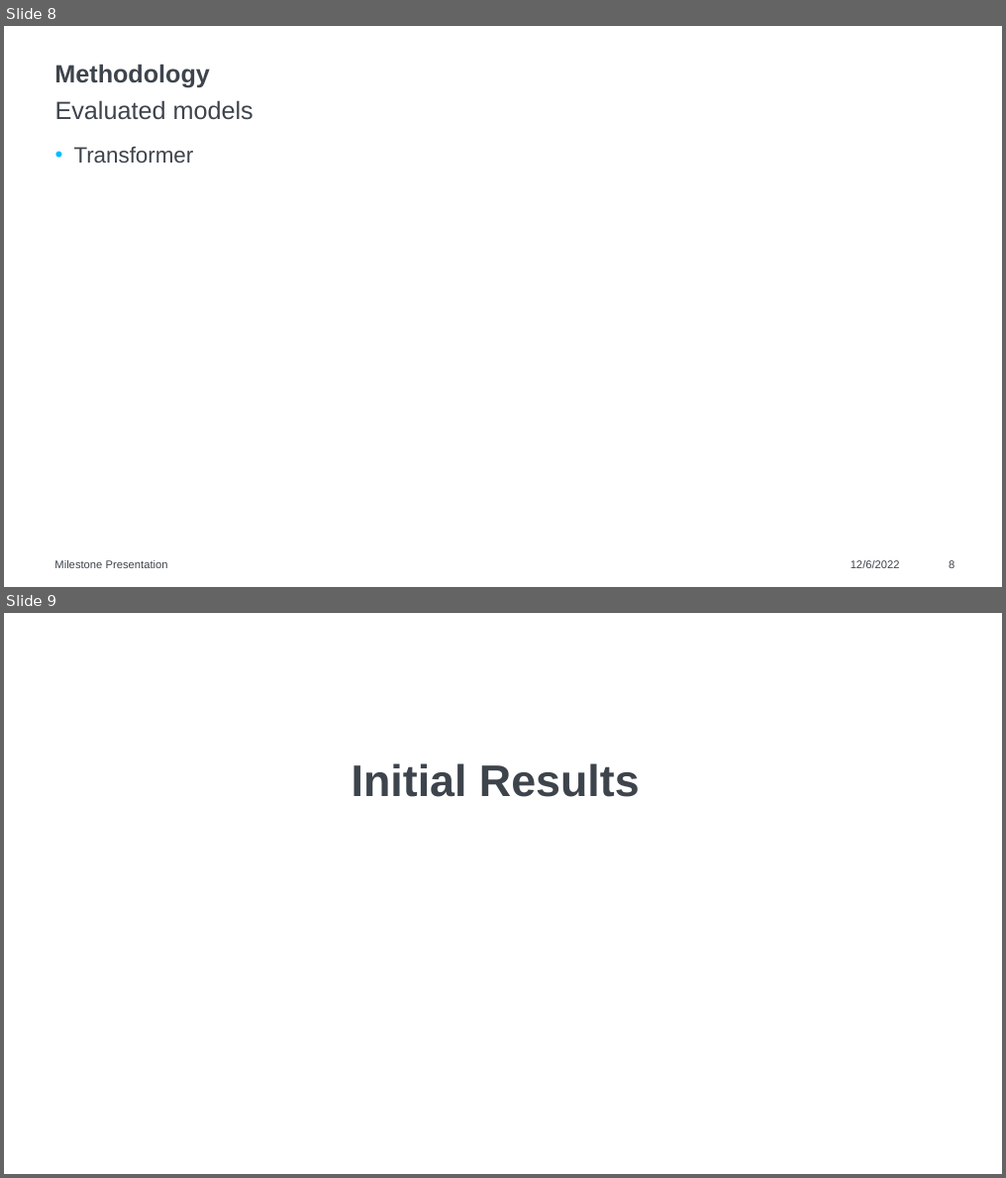
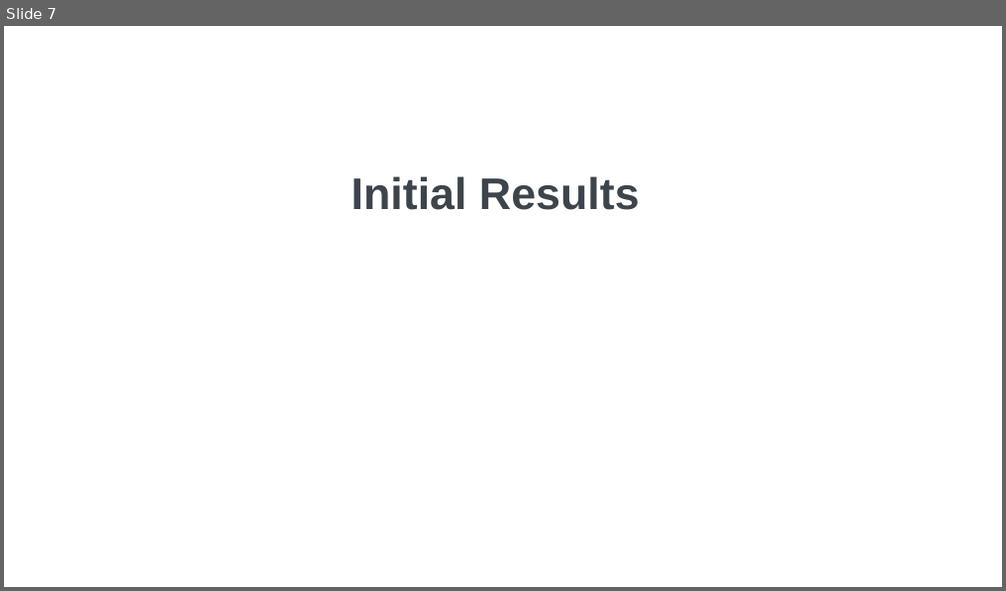
Before and after one commit to raviakash/Human_Activity_Postural_Transition_Recognition, a slide deck: Report/Milestone Presentation.pptx. Shown one above the other, each under a label of ours: slides 8 and 9 before the commit, slide 7 after it. The pictures are 1006x1178 and 1006x591 pixels, drawn with LibreOffice and Linux fonts; fonts in the diff are those of the drawing; background and template pictures are left out. Boxes give left, top, right and bottom in pixels: in the first picture for what was removed or moved away, otherwise in the second. Text is boxed around its words. In the diff, an @@ line names an element or a change of style, - is before the commit and + after.

```diff
--- a/Report/Milestone Presentation.pptx
+++ b/Report/Milestone Presentation.pptx
@@ slide 8 removed at <box>4,26,1002,587</box>, background #FFFFFF @@
@@ title removed at <box>54,64,210,88</box> @@
-Methodology
@@ text removed at <box>55,100,253,120</box> @@
-Evaluated models
@@ text removed at <box>74,147,194,163</box> @@
-• Transformer
@@ text removed at <box>54,561,168,569</box> @@
-Milestone Presentation
@@ text removed at <box>850,561,900,569</box> @@
-12/6/2022
@@ page number removed at <box>948,561,954,569</box> @@
-8
@@ what was slide 9 is now slide 7 @@
```
Also in this commit, not shown: 7 slides changed, 2 other slides removed, 3 other files.
